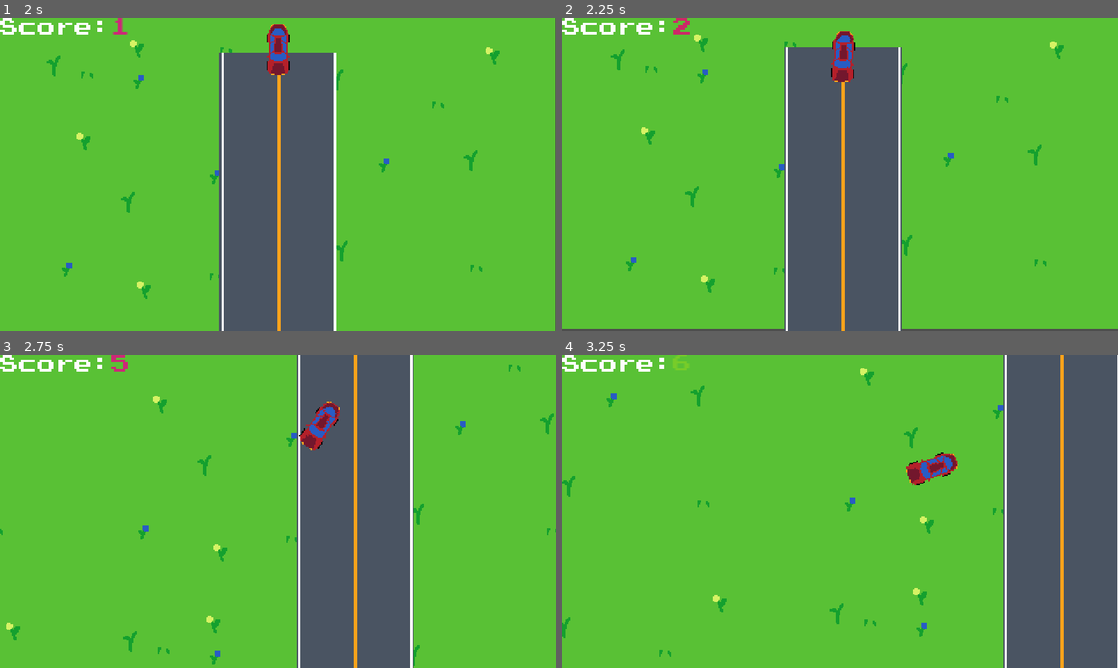
Above: before the commit, frames 1-4 (two rows, left to right).
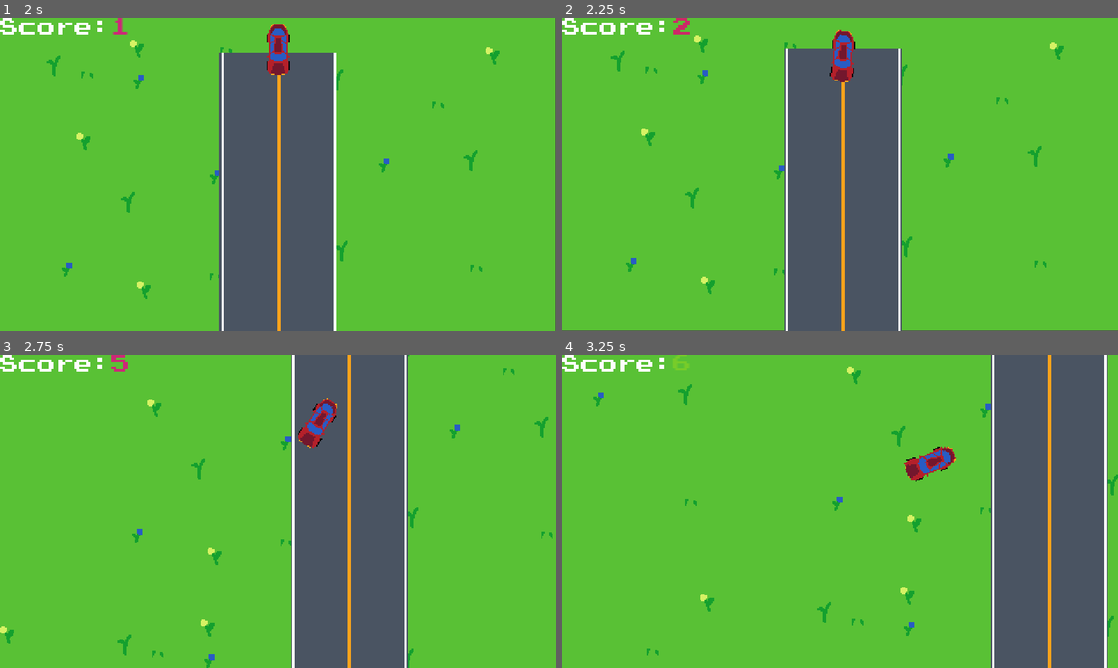
Above: after the commit, the same moments.

Repository: hasapupu/endlessDriver
Game: Godot game, scene res://main.tscn
Two runs of this game, one before a commit and one after it. Both use one fixed random seed, a clock stepped at 60 frames per second and the inputs below.
Inputs:
- Up to frame 1 (2 s): tap Enter at 0.5 s; hold D (right) 0.53-1.28 s; tap Q (item, bound only after the commit) at 0.6, 1.55 s; tap Space (drift) at 1.25, 1.35 s; hold S (brake) from 1.28 s (still down)
- Up to frame 2 (2.25 s): release S (brake) at 2.03 s; hold D (right) from 2.03 s (still down); hold W (gas) from 2.03 s (still down)
- Up to frame 3 (2.75 s): keep holding D (right); keep holding W (gas); tap Q (item, bound only after the commit) at 2.3 s
- Up to frame 4 (3.25 s): keep holding D (right); release W (gas) at 2.78 s; tap Q (item, bound only after the commit) at 2.85 s

Frame 1 is identical in both runs. In frame 2, 0.8% of the frame differs, in the area x 0-100%, y 3-100%; in frame 3, 5.7%; in frame 4, 8.2%, in the area x 0-100%, y 0-100%.
Error after the commit: Invalid call. Nonexistent function 'activate' in base 'Nil'. (res://scripts/playerControls.gd:52)

Commit message:
first pickup added

Diff:
--- a/main.tscn
+++ b/main.tscn
@@ -44,6 +44,11 @@
 text = "Score:[shake][rainbow]1"
 script = ExtResource("6_v8rr0")
 
+[node name="Container" type="Container" parent="CanvasLayer"]
+offset_left = 221.0
+offset_right = 261.0
+offset_bottom = 40.0
+
 [node name="Timer" type="Timer" parent="."]
 wait_time = 3.0
 autostart = true
--- a/player.tscn
+++ b/player.tscn
@@ -66,3 +66,6 @@
 [node name="CollisionShape2D" type="CollisionShape2D" parent="hitBox"]
 shape = SubResource("CapsuleShape2D_q7fs8")
 debug_color = Color(0.983896, 0.125228, 0, 0.42)
+
+[node name="shellPoint" type="Node2D" parent="."]
+position = Vector2(-34, 0.00012308)
--- a/project.godot
+++ b/project.godot
@@ -55,6 +55,12 @@
 , Object(InputEventJoypadMotion,"resource_local_to_scene":false,"resource_name":"","device":-1,"axis":4,"axis_value":1.0,"script":null)
 ]
 }
+item={
+"deadzone": 0.5,
+"events": [Object(InputEventKey,"resource_local_to_scene":false,"resource_name":"","device":-1,"window_id":0,"alt_pressed":false,"shift_pressed":false,"ctrl_pressed":false,"meta_pressed":false,"pressed":false,"keycode":0,"physical_keycode":81,"key_label":0,"unicode":113,"echo":false,"script":null)
+, Object(InputEventJoypadButton,"resource_local_to_scene":false,"resource_name":"","device":-1,"button_index":1,"pressure":0.0,"pressed":true,"script":null)
+]
+}
 
 [layer_names]
 
--- a/scripts/hurtBox.gd
+++ b/scripts/hurtBox.gd
@@ -18,6 +18,8 @@
 		if hitbox.owner is player:
 			get_parent().spr.texture = get_parent().hitSprite
 			get_parent().sound.play()
+			if hitbox.owner.currentItem == null:
+				hitbox.owner.currentItem = get_parent().itemDict[hitbox.owner.currentWorld].instantiate()
 			call_deferred("queue_free")
 	if owner is finish:
 		if hitbox.owner is player:
@@ -25,3 +27,6 @@
 			get_tree().root.get_node("gameManager/currentLevel").shouldSpawnFLine = true
 			owner.announce()
 			call_deferred("queue_free")
+	if owner is enemy:
+		if hitbox.owner.is_in_group("projectile"):
+			owner.die()
--- /dev/null
+++ b/scripts/item.gd
@@ -0,0 +1,4 @@
+class_name item extends Control
+
+func activate():
+	pass
--- /dev/null
+++ b/scripts/physicsObject.gd
@@ -0,0 +1,4 @@
+class_name physicsObject extends CharacterBody2D
+
+func _physics_process(delta):
+	move_and_slide()
--- a/scripts/pickup.gd
+++ b/scripts/pickup.gd
@@ -3,6 +3,8 @@
 @onready var spr: Sprite2D = get_node("Sprite2D")
 @onready var hitSprite: Texture2D = preload("res://cones2.png")
 @onready var sound: AudioStreamPlayer2D = get_node("AudioStreamPlayer2D")
+@onready var itemDict := {"debug":preload("res://shellItem.tscn")}
+#,"pine":preload(""),"aisu":preload(""),"cone":preload(""),
 
 func _ready():
 	if randi_range(0,5) == 1:
--- a/scripts/playerControls.gd
+++ b/scripts/playerControls.gd
@@ -13,6 +13,10 @@
 @onready var roadHitbox: Area2D = get_node("Area2D")
 var score := 1.0
 var currentWorld := "debug"
+var currentItem: item :
+	set(value):
+		currentItem = value
+		get_tree().root.get_node("gameManager").add_child(currentItem)
 
 func _physics_process(delta):
 	acc = Vector2.ZERO
@@ -44,6 +48,8 @@
 
 func getInput():
 	var turn = 0
+	if Input.is_action_just_pressed("item"):
+		currentItem.activate()
 	if Input.is_action_pressed("left"):
 		turn -= 1
 	if Input.is_action_pressed("right"):
--- /dev/null
+++ b/scripts/shellItem.gd
@@ -0,0 +1,11 @@
+extends item
+
+@onready var shell: CharacterBody2D = get_node("shell")
+
+func _ready():
+	shell.reparent(get_tree().root.get_node("gameManager/pp/player/shellPoint"),false)
+
+func activate():
+	shell.velocity = get_tree().root.get_node("gameManager/pp/player").velocity * 3.5
+	shell.reparent(get_tree().root.get_node("gameManager"),true)
+	call_deferred("queue_free")
--- /dev/null
+++ b/shell.tscn
@@ -0,0 +1,34 @@
+[gd_scene load_steps=6 format=3 uid="uid://dogqlv5tktog7"]
+
+[ext_resource type="Script" path="res://scripts/physicsObject.gd" id="1_7uvbb"]
+[ext_resource type="Texture2D" uid="uid://ct7jcukjdx6my" path="res://sprites/shell.png" id="1_dkune"]
+[ext_resource type="Script" path="res://scripts/hitBox.gd" id="2_3d0kd"]
+
+[sub_resource type="RectangleShape2D" id="RectangleShape2D_xna7x"]
+size = Vector2(19, 20)
+
+[sub_resource type="CapsuleShape2D" id="CapsuleShape2D_f8iw2"]
+radius = 7.0
+height = 18.0
+
+[node name="Node2D" type="CharacterBody2D"]
+script = ExtResource("1_7uvbb")
+
+[node name="Sprite2D" type="Sprite2D" parent="."]
+z_index = 3
+rotation = -0.00267149
+texture = ExtResource("1_dkune")
+
+[node name="CollisionShape2D" type="CollisionShape2D" parent="."]
+position = Vector2(-1.5, 0)
+shape = SubResource("RectangleShape2D_xna7x")
+disabled = true
+
+[node name="Area2D" type="Area2D" parent="."]
+script = ExtResource("2_3d0kd")
+
+[node name="CollisionShape2D" type="CollisionShape2D" parent="Area2D" groups=["projectile"]]
+position = Vector2(-2, 0)
+rotation = 1.5708
+shape = SubResource("CapsuleShape2D_f8iw2")
+debug_color = Color(1, 0.0139506, 0.0042923, 0.42)
--- /dev/null
+++ b/shellItem.tscn
@@ -0,0 +1,17 @@
+[gd_scene load_steps=3 format=3 uid="uid://ccellp2fexbpo"]
+
+[ext_resource type="Script" path="res://scripts/shellItem.gd" id="1_ycpep"]
+[ext_resource type="PackedScene" uid="uid://dogqlv5tktog7" path="res://shell.tscn" id="2_hp7rp"]
+
+[node name="Control" type="Control"]
+layout_mode = 3
+anchors_preset = 15
+anchor_right = 1.0
+anchor_bottom = 1.0
+grow_horizontal = 2
+grow_vertical = 2
+script = ExtResource("1_ycpep")
+
+[node name="shell" parent="." instance=ExtResource("2_hp7rp")]
+
+[editable path="shell"]
--- a/worldAnnounce.tscn
+++ b/worldAnnounce.tscn
@@ -1,6 +1,21 @@
 [gd_scene load_steps=5 format=3 uid="uid://bv5547hiaxu3j"]
 
 [ext_resource type="FontFile" uid="uid://beaibaf8hsj5u" path="res://PressStart2P-vaV7.ttf" id="1_18hjk"]
+
+[sub_resource type="Animation" id="Animation_33juq"]
+length = 0.001
+tracks/0/type = "value"
+tracks/0/imported = false
+tracks/0/enabled = true
+tracks/0/path = NodePath("RichTextLabel:theme_override_colors/default_color")
+tracks/0/interp = 1
+tracks/0/loop_wrap = true
+tracks/0/keys = {
+"times": PackedFloat32Array(0),
+"transitions": PackedFloat32Array(1),
+"update": 0,
+"values": [Color(0, 0, 0, 1)]
+}
 
 [sub_resource type="Animation" id="Animation_3il6j"]
 resource_name = "textFade"
@@ -16,21 +31,6 @@
 "transitions": PackedFloat32Array(1, 1, 1),
 "update": 0,
 "values": [Color(1, 1, 1, 1), Color(1, 1, 1, 1), Color(1, 1, 1, 0)]
-}
-
-[sub_resource type="Animation" id="Animation_33juq"]
-length = 0.001
-tracks/0/type = "value"
-tracks/0/imported = false
-tracks/0/enabled = true
-tracks/0/path = NodePath("RichTextLabel:theme_override_colors/default_color")
-tracks/0/interp = 1
-tracks/0/loop_wrap = true
-tracks/0/keys = {
-"times": PackedFloat32Array(0),
-"transitions": PackedFloat32Array(1),
-"update": 0,
-"values": [Color(0, 0, 0, 1)]
 }
 
 [sub_resource type="AnimationLibrary" id="AnimationLibrary_co8mi"]
Binary file added: sprites/shell.png
Not shown, added: sprites/shell.png.import
